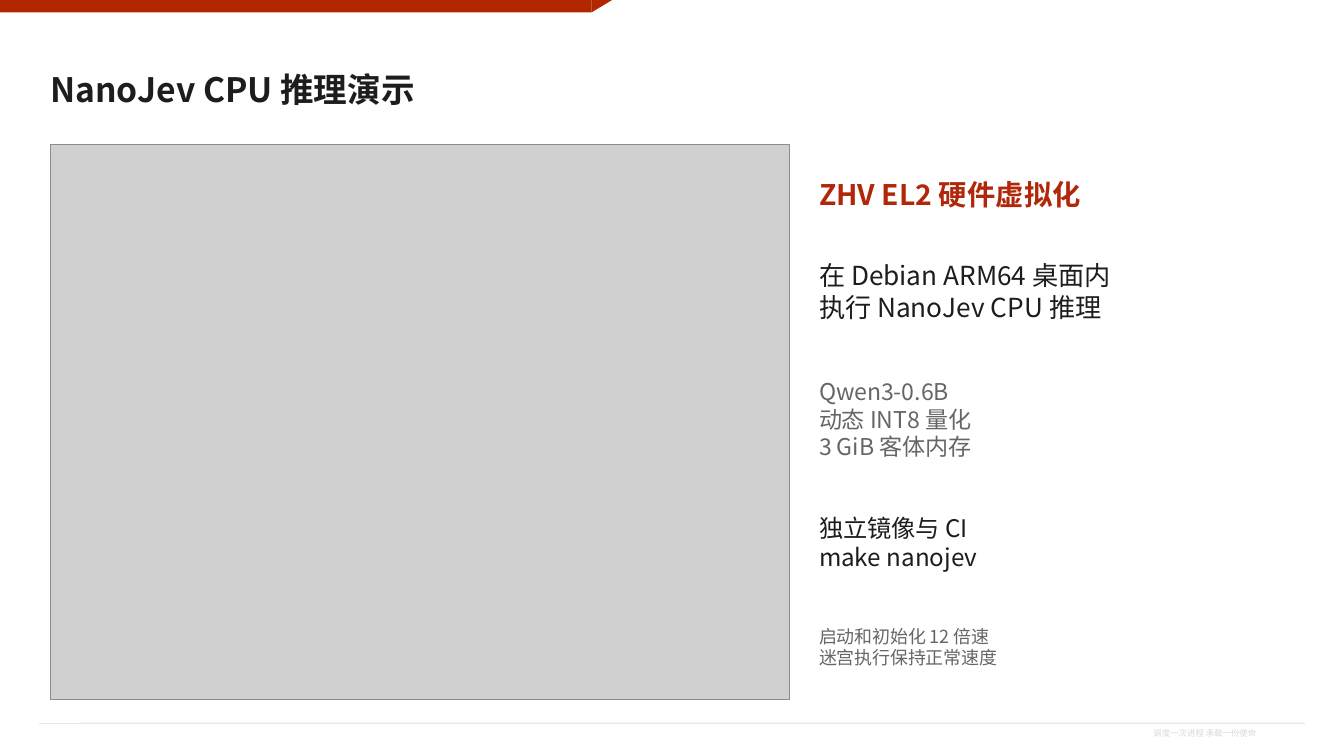
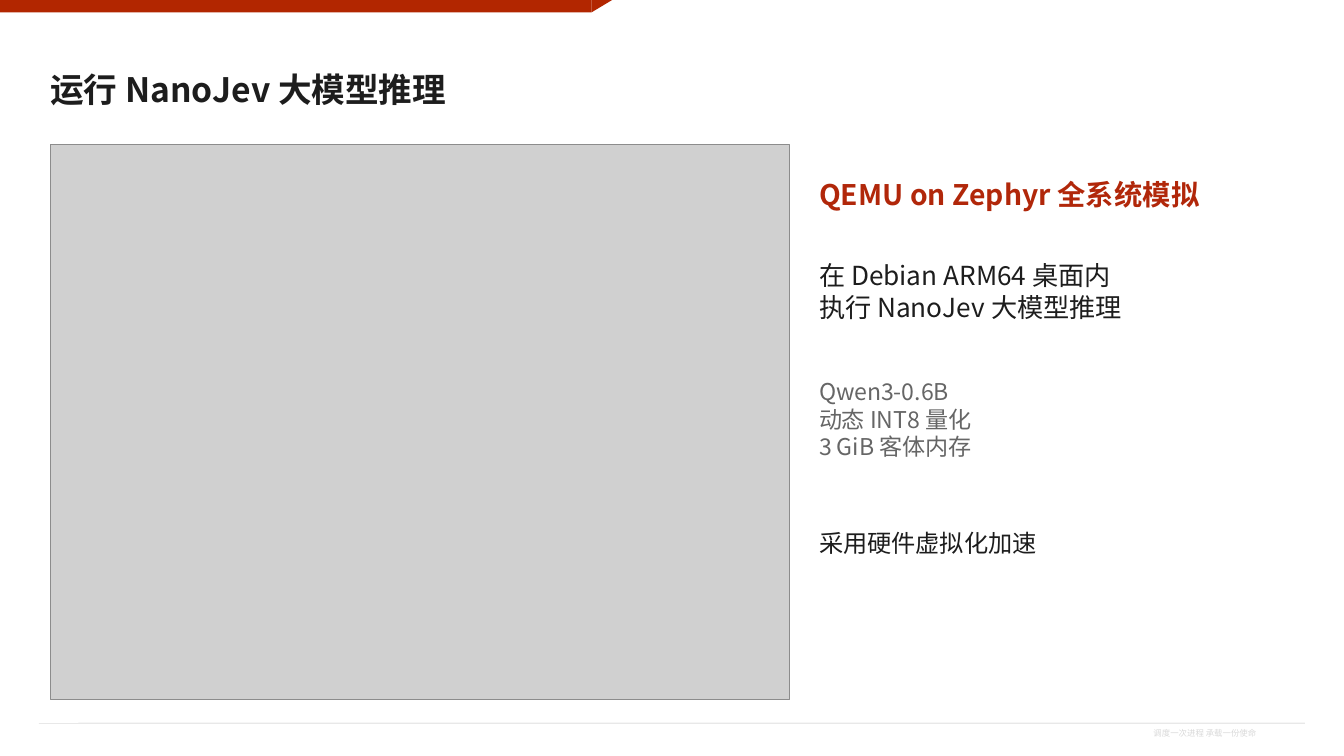
Before and after one commit to processmission/qemu-on-zephyr, a slide deck: slide 11 of docs/slides/qemu-on-zephyr.pptx. Drawn at 1344x756 pixels with LibreOffice and Linux fonts; fonts in the diff are those of the drawing; grey boxes stand for pictures; background and template pictures are left out. Boxes give left, top, right and bottom in pixels: in the first picture for what was removed or moved away, otherwise in the second. Text is boxed around its words. In the diff, an @@ line names an element or a change of style, - is before the commit and + after.

Commit message:
docs: refresh the NanoJev presentation demo
Use the completed 16x16 maze recording on slide 11 with the requested
full-system emulation and hardware virtualization captions.

Validation: 12-slide package, fonts, native tables and charts, embedded
GIF bytes, and visual inspection passed. Every other slide remains
pixel-identical, including the final Q&A and QR codes.

```diff
--- a/docs/slides/qemu-on-zephyr.pptx
+++ b/docs/slides/qemu-on-zephyr.pptx
@@ title at box(50, 73, 446, 105): text changed @@
-NanoJev CPU 推理演示
+运行 NanoJev 大模型推理
@@ text at box(819, 181, 1200, 212): text changed @@
-ZHV EL2 硬件虚拟化
+QEMU on Zephyr 全系统模拟
@@ text at box(819, 295, 1122, 319): text changed @@
-执行 NanoJev CPU 推理
+执行 NanoJev 大模型推理
@@ text at box(819, 531, 1037, 554): text changed @@
-独立镜像与 CI
-make nanojev
+采用硬件虚拟化加速
@@ text removed at box(819, 628, 997, 666) @@
-启动和初始化 12 倍速
-迷宫执行保持正常速度
```
